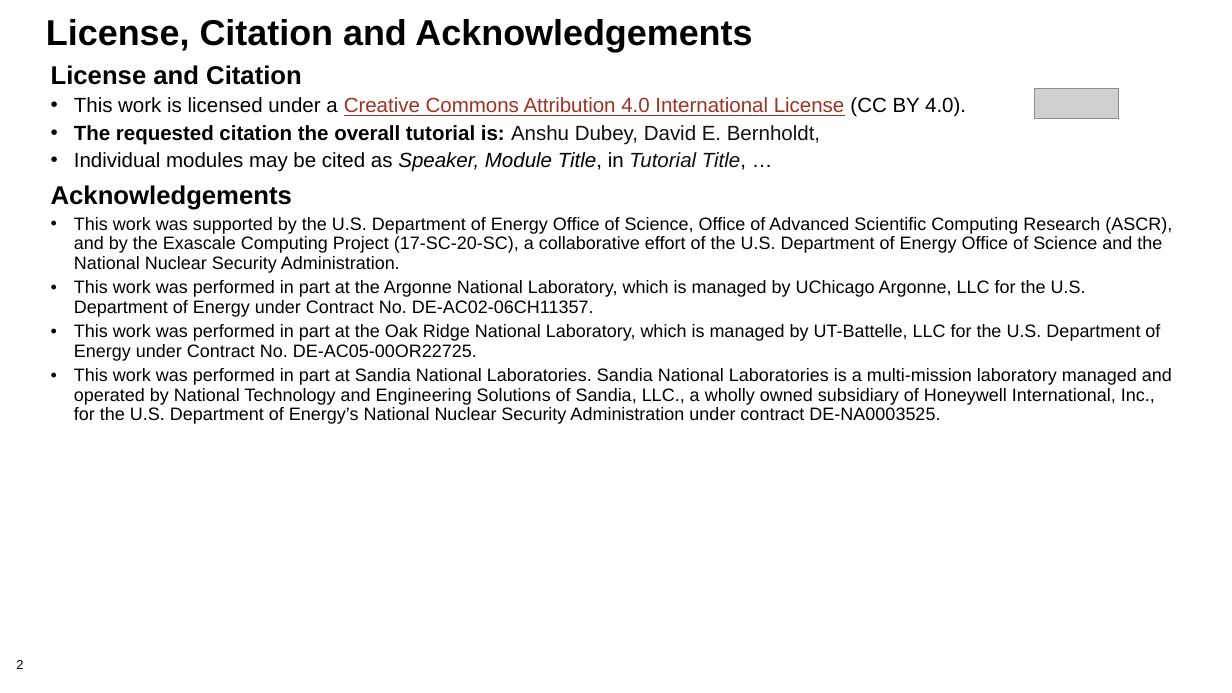
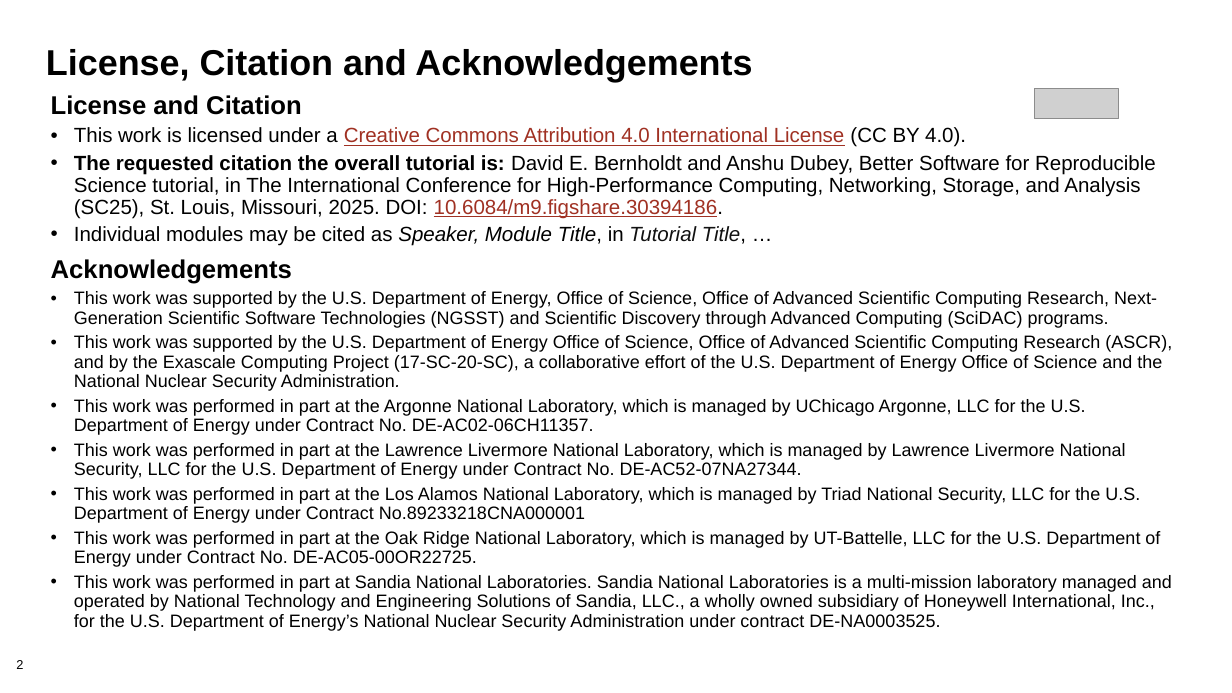
Before and after one commit to bssw-tutorial/presentations, a slide deck: slide 2 of dev-test-llm.pptx. Drawn at 1232x693 pixels with LibreOffice and Linux fonts; fonts in the diff are those of the drawing; grey boxes stand for pictures. Boxes give left, top, right and bottom in pixels: in the first picture for what was removed or moved away, otherwise in the second. Text is boxed around its words. In the diff, an @@ line names an element or a change of style, - is before the commit and + after.

Commit message:
License update and quality checks

```diff
--- a/dev-test-llm.pptx
+++ b/dev-test-llm.pptx
@@ title "License, Citation and Acknowledgements": place and size @@
-title "License, Citation and Acknowledgements" at <box>46,19,752,52</box>
+title "License, Citation and Acknowledgements" at <box>46,49,752,82</box>
@@ text "License and Citation": place and size @@
-text "License and Citation" at <box>51,65,1172,424</box>
+text "License and Citation" at <box>51,95,1172,631</box>
@@ text at <box>74,155,1156,219</box>: text changed; bold off @@
-• The requested citation the overall tutorial is: Anshu Dubey, David E. Bernholdt,
+• The requested citation the overall tutorial is: David E. Bernholdt and Anshu Dubey, Better Software for Reproducible Science tutorial, in The International Conference for High-Performance Computing, Networking, Storage, and Analysis (SC25), St. Louis, Missouri, 2025. DOI: 10.6084/m9.figshare.30394186.
@@ text at <box>74,291,1157,328</box>: paragraph added @@
+• This work was supported by the U.S. Department of Energy, Office of Science, Office of Advanced Scientific Computing Research, Next-Generation Scientific Software Technologies (NGSST) and Scientific Discovery through Advanced Computing (SciDAC) programs.
@@ text at <box>74,443,1140,523</box>: paragraphs added @@
+• This work was performed in part at the Lawrence Livermore National Laboratory, which is managed by Lawrence Livermore National Security, LLC for the U.S. Department of Energy under Contract No. DE-AC52-07NA27344.
+• This work was performed in part at the Los Alamos National Laboratory, which is managed by Triad National Security, LLC for the U.S. Department of Energy under Contract No.89233218CNA000001
```
Also in this commit, not shown: 15 other slides changed.
